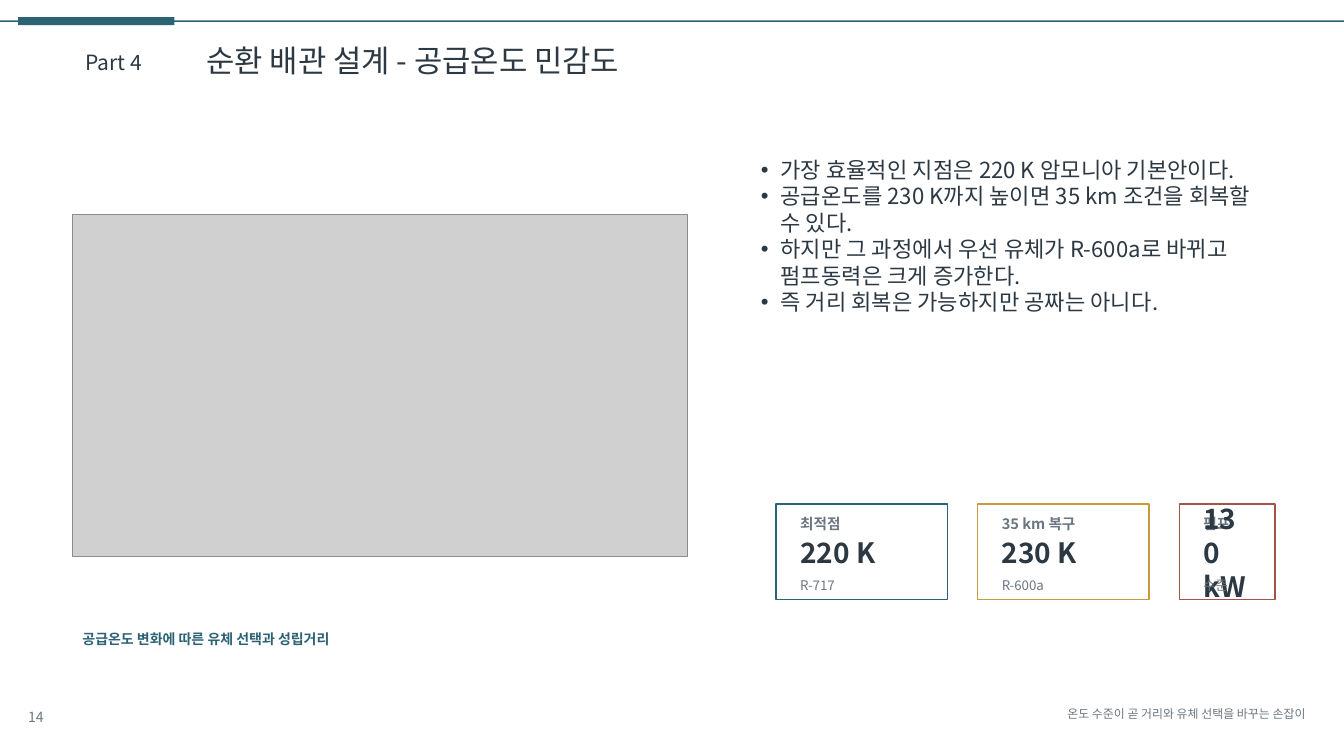
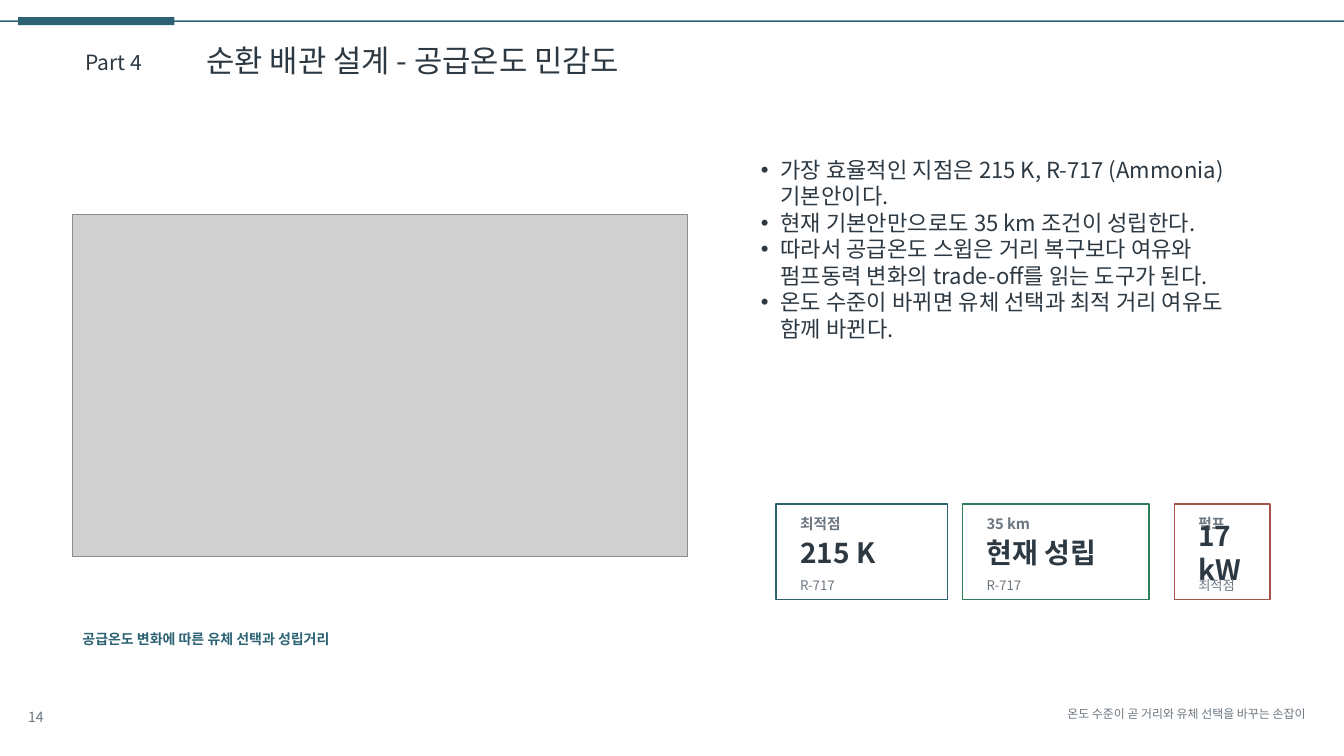
Before and after one commit to CuriousN006/lng-idc-design-study, a slide deck: slide 14 of deliverables/presentation_draft.pptx. Drawn at 1344x756 pixels with LibreOffice and Linux fonts; fonts in the diff are those of the drawing; grey boxes stand for pictures. Boxes give left, top, right and bottom in pixels: in the first picture for what was removed or moved away, otherwise in the second. Text is boxed around its words. In the diff, an @@ line names an element or a change of style, - is before the commit and + after.

```diff
--- a/deliverables/presentation_draft.pptx
+++ b/deliverables/presentation_draft.pptx
@@ text at [781, 159, 1224, 339]: text changed @@
-• 가장 효율적인 지점은 220 K 암모니아 기본안이다.
-• 공급온도를 230 K까지 높이면 35 km 조건을 회복할 수 있다.
-• 하지만 그 과정에서 우선 유체가 R-600a로 바뀌고 펌프동력은 크게 증가한다.
-• 즉 거리 회복은 가능하지만 공짜는 아니다.
+• 가장 효율적인 지점은 215 K, R-717 (Ammonia) 기본안이다.
+• 현재 기본안만으로도 35 km 조건이 성립한다.
+• 따라서 공급온도 스윕은 거리 복구보다 여유와 펌프동력 변화의 trade-off를 읽는 도구가 된다.
+• 온도 수준이 바뀌면 유체 선택과 최적 거리 여유도 함께 바뀐다.
@@ rectangle: place and size @@
-rectangle at [978, 504, 1149, 600]
+rectangle at [963, 504, 1149, 600]
@@ rectangle at [963, 504, 1149, 600]: outline #C89B3C 1 pt to #2F7D58 1 pt @@
@@ rectangle: place and size @@
-rectangle at [1180, 504, 1275, 600]
+rectangle at [1175, 504, 1270, 600]
@@ text at [987, 517, 1030, 529]: text changed @@
-35 km 복구
+35 km
@@ text at [987, 539, 1097, 566]: text changed @@
-230 K
+현재 성립
@@ text "펌프": place and size @@
-text "펌프" at [1203, 514, 1230, 533]
+text "펌프" at [1198, 517, 1225, 533]
@@ text at [1198, 518, 1241, 588]: text changed @@
-130 kW
+17 kW
@@ text at [800, 542, 875, 564]: text changed @@
-220 K
+215 K
@@ text at [987, 580, 1022, 590]: text changed @@
-R-600a
+R-717
@@ text at [1198, 576, 1235, 591]: text changed @@
-수준
+최적점
```
Also in this commit, not shown: 9 other slides changed, 16 other files.
